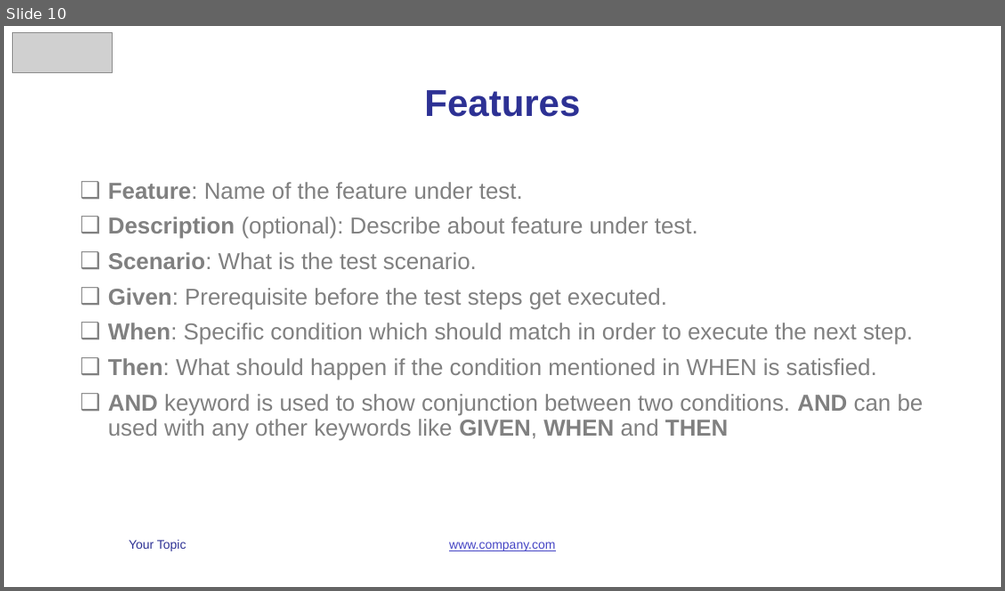
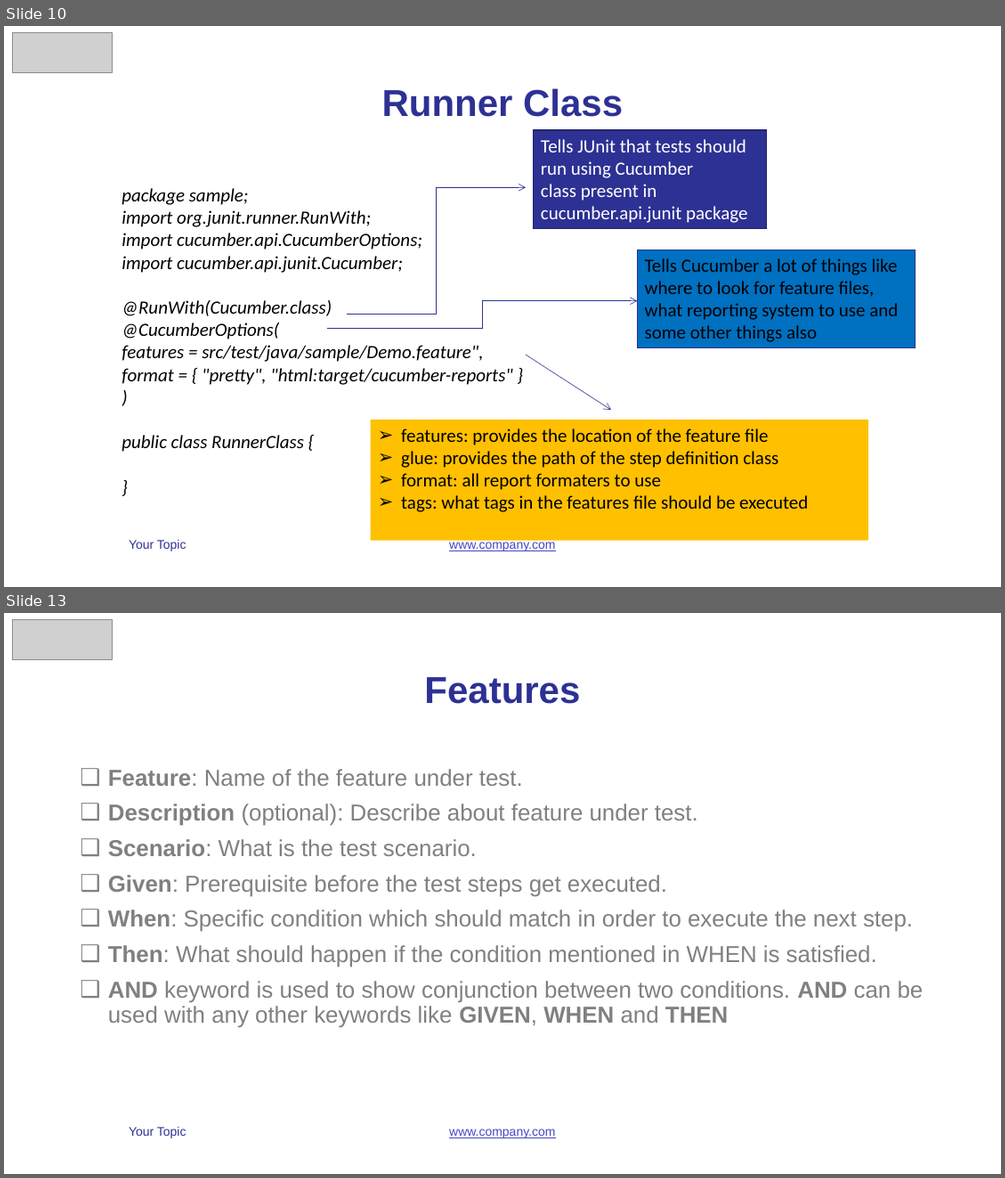
Before and after one commit to vunguyen2588/Cucumber, a slide deck: b4uconference_cucumber_slide.pptx. Shown one above the other, each under a label of ours: slide 10 before the commit, slides 10 and 13 after it; the slides between them are not shown. The pictures are 1005x591 and 1005x1178 pixels, drawn with LibreOffice and Linux fonts; fonts in the diff are those of the drawing; grey boxes stand for pictures. Boxes give left, top, right and bottom in pixels: in the first picture for what was removed or moved away, otherwise in the second. Text is boxed around its words. In the diff, an @@ line names an element or a change of style, - is before the commit and + after.

```diff
--- a/b4uconference_cucumber_slide.pptx
+++ b/b4uconference_cucumber_slide.pptx
@@ slide 10 added at bbox=[4, 26, 1001, 587], background #FFFFFF; not listed: 2 template elements that a slide beside it also shows @@
@@ picture added at bbox=[13, 33, 113, 72] @@
@@ title added at bbox=[382, 88, 623, 117], 36 pt, text #2D3194, bold @@
+Runner Class
@@ rectangle added at bbox=[534, 130, 766, 228], fill #2D3194, outline #21246D 1 pt, 18 pt, text #FFFFFF @@
+Tells JUnit that tests should run using Cucumber class present in cucumber.api.junit package
@@ text added at bbox=[121, 188, 512, 451], 18 pt, text #000000, italic @@
+package sample;
+import org.junit.runner.RunWith;
+import cucumber.api.CucumberOptions;
+import cucumber.api.junit.Cucumber;
+@RunWith(Cucumber.class)
+@CucumberOptions(
+features = src/test/java/sample/Demo.feature",
+format = { "pretty", "html:target/cucumber-reports" }
+)
+public class RunnerClass {
+}
@@ elbow arrow added from (347, 313) to (526, 187), #2D3194 0.5 pt @@
@@ rectangle added at bbox=[638, 249, 915, 347], fill #0070C0, outline #2D3194 0.5 pt, 18 pt, text #000000 @@
+Tells Cucumber a lot of things like where to look for feature files, what reporting system to use and some other things also
@@ elbow arrow added from (327, 329) to (638, 301), #2D3194 0.5 pt @@
@@ arrow added from (526, 354) to (611, 410), #2D3194 0.5 pt @@
@@ rectangle added at bbox=[371, 419, 868, 540], fill #FFC000, 18 pt, text #000000 @@
+➢ features: provides the location of the feature file
+➢ glue: provides the path of the step definition class
+➢ format: all report formaters to use
+➢ tags: what tags in the features file should be executed
@@ what was slide 10 is now slide 13 @@
```
Also in this commit, not shown: 9 slides changed, 3 other slides added, 4 slides removed.
